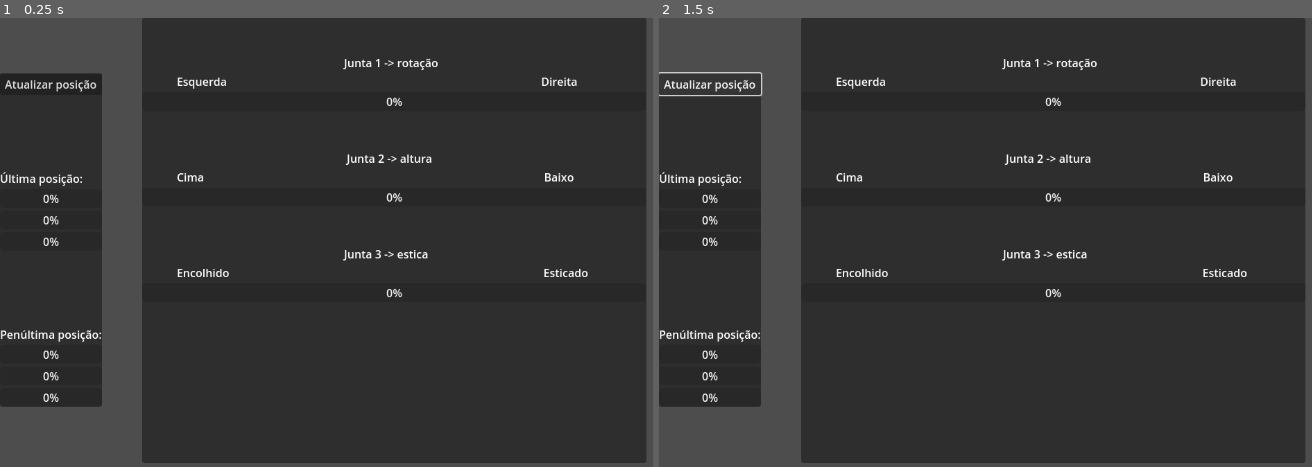
Above: before the commit, frames 1-2 (left to right).
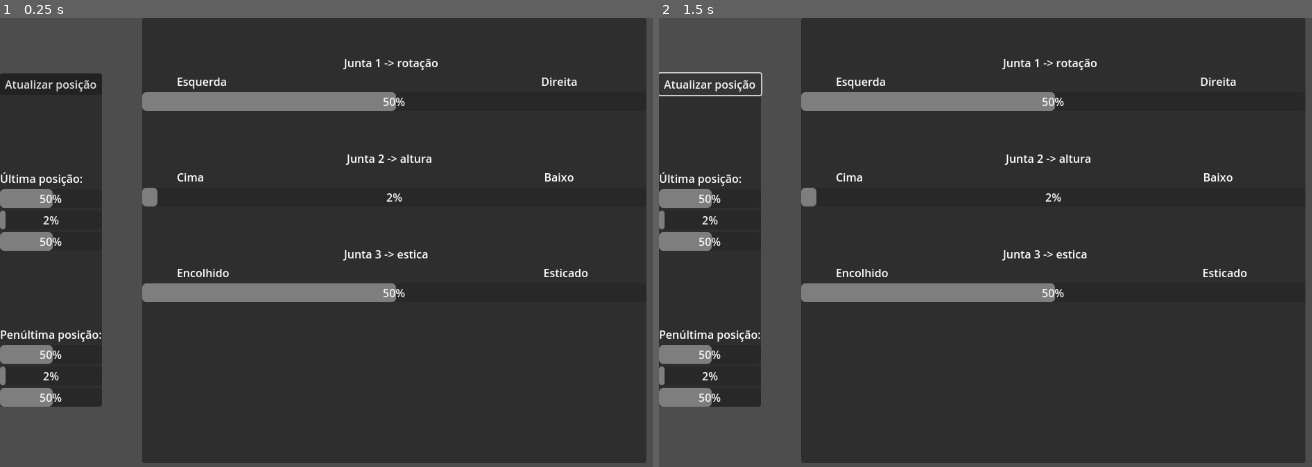
Above: after the commit, the same moments.

Repository: paulo-evangelista/dobot-controller
Game: Godot game, scene res://control.tscn
Same seed, same stepped clock (60 frames per second), same inputs: the game is played once before the commit and once after it.
Inputs:
- Up to frame 1 (0.25 s): no input
- Up to frame 2 (1.5 s): click "Atualizar posição" at 0.5 s; click "Atualizar posição" at 1.25 s

The runs differ from the first frame. In frame 1, 4.9% of the frame differs, in the area x 0-63%, y 16-87%; in frame 2, 4.9%.
Error after the commit: Invalid access to property or key '0' on a base object of type 'Nil'. (res://control.gd:23)

Commit message:
feat(): Godot http requests, Dobot integration

Diff:
--- /dev/null
+++ b/godot/HTTPRequest.gd
@@ -0,0 +1,18 @@
+extends HTTPRequest
+
+
+# Called when the node enters the scene tree for the first time.
+func _ready():
+	print(" Helloo")
+	self.use_threads = true
+	self.connect("request_completed", response
+	var data = self.request("http://www.mocky.io/v2/5185415ba171ea3a00704eed")
+	pass
+
+
+func response(result, response_code, headers, body):
+	print(body.get_string_from_utf8())
+
+# Called every frame. 'delta' is the elapsed time since the previous frame.
+func _process(delta):
+	pass
--- a/godot/control.gd
+++ b/godot/control.gd
@@ -5,32 +5,37 @@
 	pass
 
 func _on_atualizar_pressed():
-	$HTTPRequest.request("http://127.0.0.1:3000/getLastPositions")
+	var http_request = HTTPRequest.new()
+	add_child(http_request)
+	http_request.request_completed.connect(self._http_request_completed)
+	var error = http_request.request("http://127.0.0.1:3000/getLastPositions")
+	if error != OK:
+		push_error("An error occurred in the HTTP request.")
 
-
-func _on_HTTPRequest_request_completed( result, response_code, headers, body ):
-	#var json2 = JSON.new()
-	#var jsone = json2.parse(body.get_string_from_utf8())
-	print(headers)
-	print(body.size())
+# Called when the HTTP request is completed.
+func _http_request_completed(result, response_code, headers, body):
+	var json = JSON.new()
+	json.parse(body.get_string_from_utf8())
+	var response = json.get_data()
+	print(response)
 
 		#junta1
-	$MarginContainer/HBoxContainer/PanelContainer/VBoxContainer3/Junta1container/ProgressBar.value=response_code / 6
+	$MarginContainer/HBoxContainer/PanelContainer/VBoxContainer3/Junta1container/ProgressBar.value=response[0]["j1"]
 		#junta2
-	$MarginContainer/HBoxContainer/PanelContainer/VBoxContainer3/Junta2container/ProgressBar.value=response_code / 6
+	$MarginContainer/HBoxContainer/PanelContainer/VBoxContainer3/Junta2container/ProgressBar.value=response[0]["j2"]
 		#junta3
-	$MarginContainer/HBoxContainer/PanelContainer/VBoxContainer3/junta3container/ProgressBar.value=response_code / 6
+	$MarginContainer/HBoxContainer/PanelContainer/VBoxContainer3/junta3container/ProgressBar.value=response[0]["j3"]
 
-		#ultima junta1
-	$MarginContainer/HBoxContainer/PanelContainer2/VBoxContainer/ProgressBar1.value=response_code / 6
+		#ultima junta1#
+	$MarginContainer/HBoxContainer/PanelContainer2/VBoxContainer/ProgressBar1.value=response[1]["j1"]
 		#ultima junta2
-	$MarginContainer/HBoxContainer/PanelContainer2/VBoxContainer/ProgressBar2.value=response_code / 6
+	$MarginContainer/HBoxContainer/PanelContainer2/VBoxContainer/ProgressBar2.value=response[1]["j2"]
 		#ultima junta3
-	$MarginContainer/HBoxContainer/PanelContainer2/VBoxContainer/ProgressBar3.value=response_code / 6
+	$MarginContainer/HBoxContainer/PanelContainer2/VBoxContainer/ProgressBar3.value=response[1]["j3"]
 
 		#penultima junta1
-	$MarginContainer/HBoxContainer/PanelContainer2/VBoxContainer/ProgressBar4.value=response_code / 6
+	$MarginContainer/HBoxContainer/PanelContainer2/VBoxContainer/ProgressBar4.value=response[2]["j1"]
 		#penultima junta2
-	$MarginContainer/HBoxContainer/PanelContainer2/VBoxContainer/ProgressBar5.value=response_code / 6
+	$MarginContainer/HBoxContainer/PanelContainer2/VBoxContainer/ProgressBar5.value=response[2]["j2"]
 		#penultima junta3
-	$MarginContainer/HBoxContainer/PanelContainer2/VBoxContainer/ProgressBar6.value=response_code / 6
+	$MarginContainer/HBoxContainer/PanelContainer2/VBoxContainer/ProgressBar6.value=response[2]["j3"]
--- a/godot/control.tscn
+++ b/godot/control.tscn
@@ -49,12 +49,17 @@
 
 [node name="ProgressBar1" type="ProgressBar" parent="MarginContainer/HBoxContainer/PanelContainer2/VBoxContainer"]
 layout_mode = 2
+min_value = -90.0
+max_value = 90.0
 
 [node name="ProgressBar2" type="ProgressBar" parent="MarginContainer/HBoxContainer/PanelContainer2/VBoxContainer"]
 layout_mode = 2
+min_value = -2.0
+max_value = 78.0
 
 [node name="ProgressBar3" type="ProgressBar" parent="MarginContainer/HBoxContainer/PanelContainer2/VBoxContainer"]
 layout_mode = 2
+min_value = -100.0
 
 [node name="label5" type="Label" parent="MarginContainer/HBoxContainer/PanelContainer2/VBoxContainer"]
 custom_minimum_size = Vector2(90, 0)
@@ -70,12 +75,17 @@
 
 [node name="ProgressBar4" type="ProgressBar" parent="MarginContainer/HBoxContainer/PanelContainer2/VBoxContainer"]
 layout_mode = 2
+min_value = -90.0
+max_value = 90.0
 
 [node name="ProgressBar5" type="ProgressBar" parent="MarginContainer/HBoxContainer/PanelContainer2/VBoxContainer"]
 layout_mode = 2
+min_value = -2.0
+max_value = 78.0
 
 [node name="ProgressBar6" type="ProgressBar" parent="MarginContainer/HBoxContainer/PanelContainer2/VBoxContainer"]
 layout_mode = 2
+min_value = -100.0
 
 [node name="PanelContainer3" type="PanelContainer" parent="MarginContainer/HBoxContainer"]
 custom_minimum_size = Vector2(50, 0)
@@ -109,6 +119,9 @@
 
 [node name="ProgressBar" type="ProgressBar" parent="MarginContainer/HBoxContainer/PanelContainer/VBoxContainer3/Junta1container"]
 layout_mode = 2
+min_value = -90.0
+max_value = 90.0
+value = 0.01
 
 [node name="Label3" type="Label" parent="MarginContainer/HBoxContainer/PanelContainer/VBoxContainer3"]
 layout_mode = 2
@@ -129,6 +142,8 @@
 
 [node name="ProgressBar" type="ProgressBar" parent="MarginContainer/HBoxContainer/PanelContainer/VBoxContainer3/Junta2container"]
 layout_mode = 2
+min_value = -2.0
+max_value = 78.0
 
 [node name="Label" type="Label" parent="MarginContainer/HBoxContainer/PanelContainer/VBoxContainer3"]
 layout_mode = 2
@@ -149,10 +164,6 @@
 
 [node name="ProgressBar" type="ProgressBar" parent="MarginContainer/HBoxContainer/PanelContainer/VBoxContainer3/junta3container"]
 layout_mode = 2
-
-[node name="HTTPRequest" type="HTTPRequest" parent="."]
-body_size_limit = 0
-timeout = 10.0
+min_value = -100.0
 
 [connection signal="pressed" from="MarginContainer/HBoxContainer/PanelContainer2/VBoxContainer/atualizar" to="." method="_on_atualizar_pressed"]
-[connection signal="request_completed" from="HTTPRequest" to="." method="_on_HTTPRequest_request_completed"]
Not shown: 2 places in godot/control.tscn that only renumber resources
Not shown, changed: .gitignore
Not shown, changed: backend/api/app.py
Not shown, changed: backend/api/requirements.txt
Not shown, changed: backend/database/database.db
